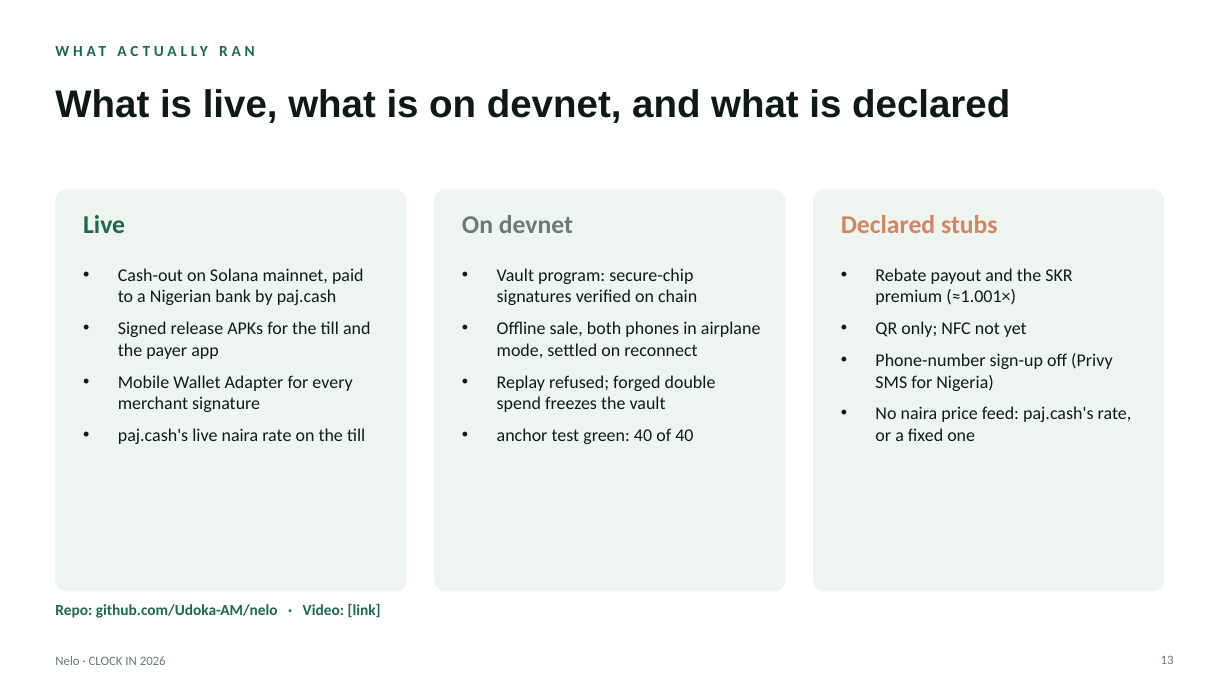
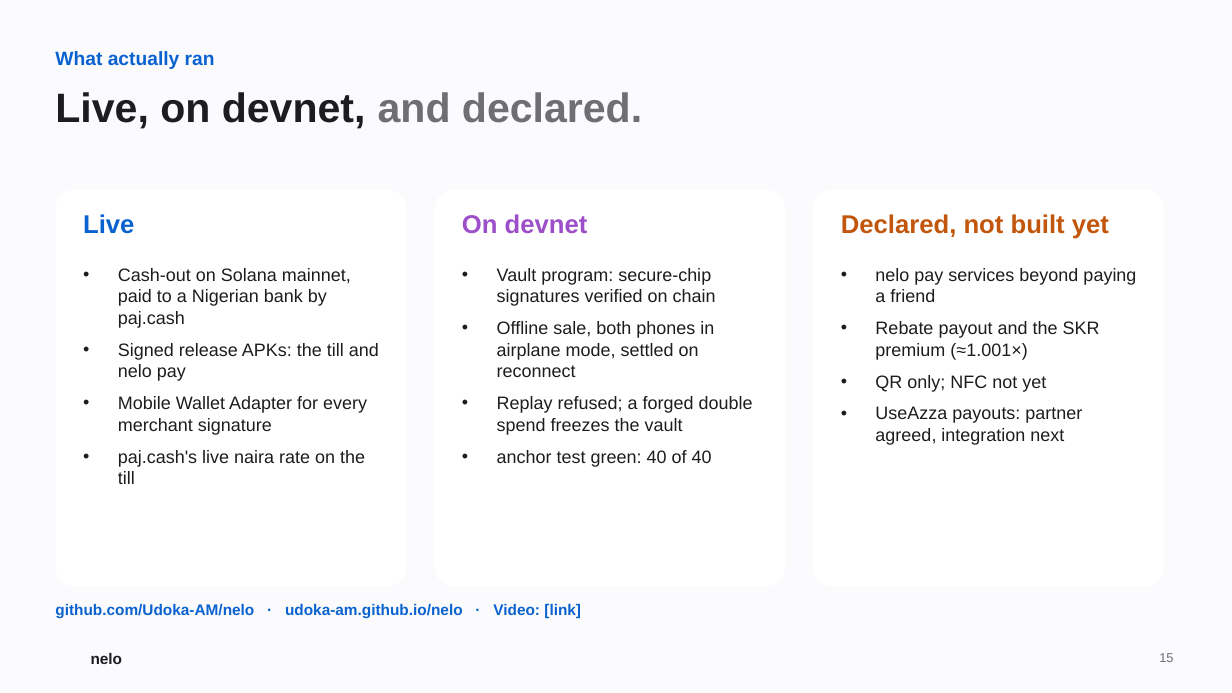
Before and after one commit to Udoka-AM/nelo, a slide deck: slide 15 of docs/deck/nelo-deck.pptx (slide 13 before the commit). Drawn at 1232x693 pixels with LibreOffice and Linux fonts; fonts in the diff are those of the drawing; background and template pictures are left out. Boxes give left, top, right and bottom in pixels: in the first picture for what was removed or moved away, otherwise in the second. Text is boxed around its words. In the diff, an @@ line names an element or a change of style, - is before the commit and + after.

Commit message:
Deck in the site's brand; 300 businesses in year one; nelo pay revenue and services
The deck now uses the landing site's look: black aurora for the title, the
nelo pay slide and the close, light cards elsewhere, blue for business and
orange for nelo pay, two-tone headlines, the gradient mark, and the real app
stills in phone frames. The title is 'Every business can now take payments on
Solana. Even when the network is down.'

Year one is 300 businesses (100 in the first 90 days). A new slide sets out
nelo pay's services from month six: cash out, savings with yield, bills,
stocks and real-world assets, and an agent payments API, each with its fee
and launch month. A three-year projection adds their revenue, and agent
volume, to the business fees. UseAzza joins paj.cash as a payout partner with
9+ more currencies, declared as integration next. The video script follows
the new deck.

```diff
--- a/docs/deck/nelo-deck.pptx
+++ b/docs/deck/nelo-deck.pptx
@@ background #FFFFFF to #FBFBFD @@
@@ text at (x1=55, y1=51, x2=215, y2=69): text changed; size 12 to 15 pt; font Calibri to Arial; text colour #1A6B4C to #0A62D0 @@
-WHAT ACTUALLY RAN
+What actually ran
@@ title at (x1=55, y1=92, x2=642, y2=129): text changed; size 30 to 32 pt; text colour #0F1A16 to #1D1D1F @@
-What is live, what is on devnet, and what is declared
+Live, on devnet, and declared.
@@ rounded rectangle resized from (x1=55, y1=189, x2=407, y2=592) to (x1=55, y1=189, x2=407, y2=587) @@
@@ text "Live" at (x1=83, y1=214, x2=134, y2=234): font Calibri to Arial, text colour #1A6B4C to #0A62D0 @@
@@ rounded rectangle resized from (x1=434, y1=189, x2=786, y2=592) to (x1=434, y1=189, x2=786, y2=587) @@
@@ text "On devnet" at (x1=462, y1=214, x2=588, y2=234): font Calibri to Arial, text colour #6B7A74 to #9C4FC9 @@
@@ fill #EEF5F1 to #FFFFFF; proportions changed in 3 elements at (x1=55, y1=189, x2=407, y2=587), (x1=434, y1=189, x2=786, y2=587), (x1=813, y1=189, x2=1165, y2=587) @@
@@ rounded rectangle resized from (x1=813, y1=189, x2=1165, y2=592) to (x1=813, y1=189, x2=1165, y2=587) @@
@@ text at (x1=841, y1=214, x2=1109, y2=239): text changed; font Calibri to Arial; text colour #D4855E to #C2560C @@
-Declared stubs
+Declared, not built yet
@@ text at (x1=118, y1=268, x2=367, y2=484): font Calibri to Arial, text colour #0F1A16 to #1D1D1F in "Cash-out on Solana mainnet, paid to a ...", "Mobile Wallet Adapter for every merchant signature", "paj.cash's live naira rate on the till" @@
@@ text at (x1=497, y1=268, x2=716, y2=467): font Calibri to Arial, text colour #0F1A16 to #1D1D1F in "Vault program: secure-chip signatures verified on chain", "Offline sale, both phones in airplane mode, ...", "anchor test green: 40 of 40" @@
@@ text at (x1=875, y1=268, x2=1136, y2=302): paragraph added @@
+• nelo pay services beyond paying a friend
@@ text at (x1=875, y1=321, x2=1100, y2=392): font Calibri to Arial, text colour #0F1A16 to #1D1D1F in "Rebate payout and the SKR premium (≈1.001×)", "QR only; NFC not yet" @@
@@ text at (x1=118, y1=343, x2=379, y2=381): text changed; font Calibri to Arial; text colour #0F1A16 to #1D1D1F @@
-• Signed release APKs for the till and the payer app
+• Signed release APKs: the till and nelo pay
@@ text at (x1=497, y1=396, x2=753, y2=435): text changed; font Calibri to Arial; text colour #0F1A16 to #1D1D1F @@
-• Replay refused; forged double spend freezes the vault
+• Replay refused; a forged double spend freezes the vault
@@ text at (x1=875, y1=406, x2=1082, y2=445): text changed; font Calibri to Arial; text colour #0F1A16 to #1D1D1F @@
-• Phone-number sign-up off (Privy SMS for Nigeria)
-• No naira price feed: paj.cash's rate, or a fixed one
+• UseAzza payouts: partner agreed, integration next
@@ text at (x1=55, y1=604, x2=581, y2=619): text changed; font Calibri to Arial; text colour #1A6B4C to #0A62D0 @@
-Repo: github.com/Udoka-AM/nelo · Video: [link]
+github.com/Udoka-AM/nelo · udoka-am.github.io/nelo · Video: [link]
@@ text removed at (x1=55, y1=656, x2=166, y2=665) @@
-Nelo · CLOCK IN 2026
@@ text added at (x1=91, y1=653, x2=123, y2=664), 12 pt, text #1D1D1F, bold @@
+nelo
@@ page number added at (x1=1159, y1=653, x2=1173, y2=662), 10 pt, text #6E6E73 @@
+15
@@ page number removed at (x1=1161, y1=655, x2=1174, y2=664) @@
-13
```
Also in this commit, not shown: 11 other slides changed, 5 slides added, 3 slides removed, 1 other file.
